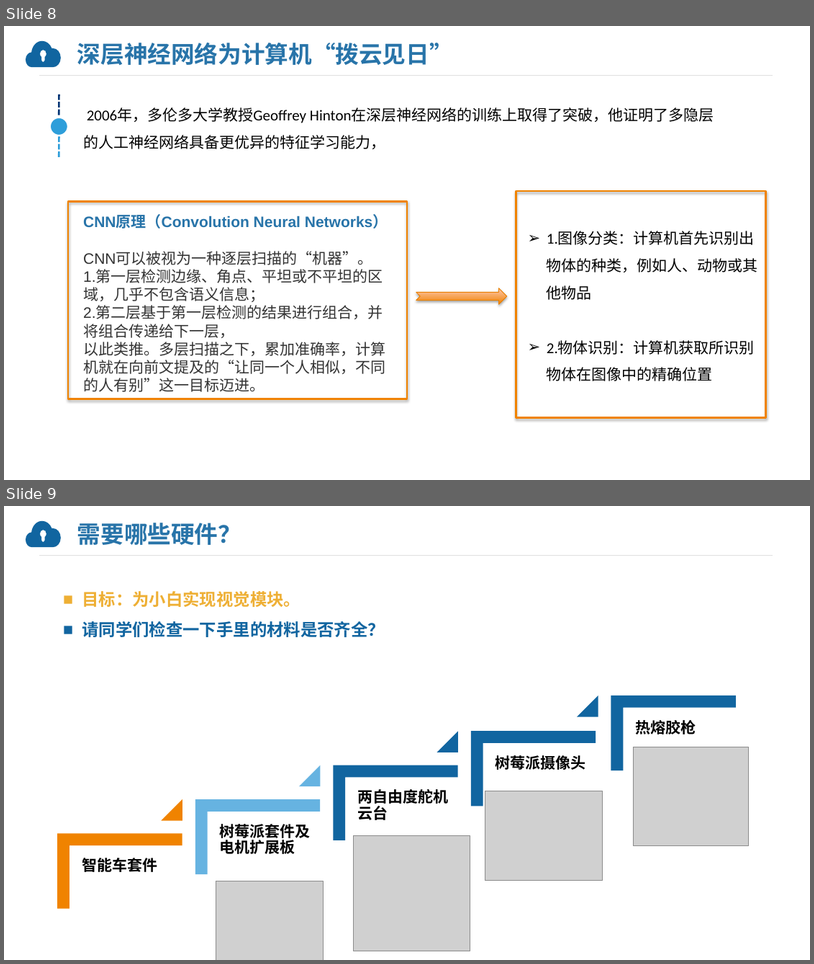
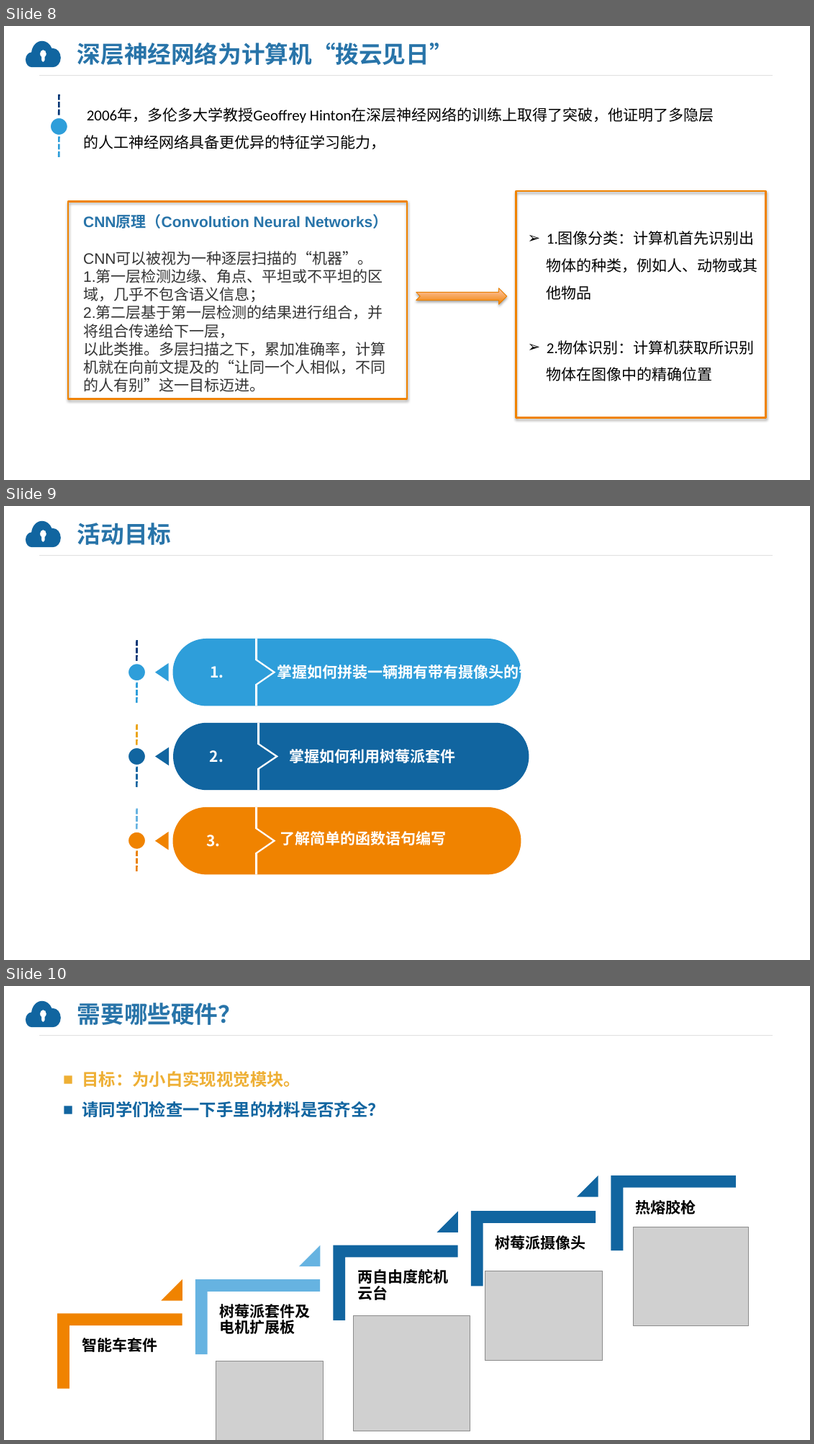
Before and after one commit to nijisakai/learn-ai, a slide deck: 课程/第4章 自动追踪小车大白/第1节 环境准备-借我一双慧眼/第1节-教学PPT.pptx. Shown one above the other, each under a label of ours: slides 8 and 9 before the commit, slides 8, 9 and 10 after it. The pictures are 814x964 and 814x1444 pixels, drawn with LibreOffice and Linux fonts; fonts in the diff are those of the drawing; grey boxes stand for pictures; background and template pictures are left out. Boxes give left, top, right and bottom in pixels: in the first picture for what was removed or moved away, otherwise in the second. Text is boxed around its words. In the diff, an @@ line names an element or a change of style, - is before the commit and + after.

```diff
--- a/课程/第4章 自动追踪小车大白/第1节 环境准备-借我一双慧眼/第1节-教学PPT.pptx
+++ b/课程/第4章 自动追踪小车大白/第1节 环境准备-借我一双慧眼/第1节-教学PPT.pptx
@@ slide 9 added at (4, 506, 810, 960), background #FFFFFF; not listed: 2 template elements that a slide beside it also shows @@
@@ title added at (77, 523, 172, 545), 28 pt, text #2874A9, bold @@
+活动目标
@@ group added at (127, 641, 146, 872): 6 lines, 3 ellipses @@
@@ group added at (155, 638, 521, 705): 1 rounded rectangle, 1 freeform shape, 1 triangle, 1 text @@
+1.
@@ text added at (278, 662, 580, 681), 18 pt, text #FFFFFF, bold @@
+掌握如何拼装一辆拥有带有摄像头的智能小车
@@ group added at (155, 723, 529, 790): 1 rounded rectangle, 1 freeform shape, 1 triangle, 1 text @@
+2.
@@ group added at (155, 749, 521, 875): 2 texts, 1 rounded rectangle, 1 freeform shape, 1 triangle @@
+3.
+掌握如何利用树莓派套件
@@ text added at (280, 831, 447, 845), 18 pt, text #FFFFFF, bold @@
+了解简单的函数语句编写
@@ what was slide 9 is now slide 10 @@
```
Also in this commit, not shown: 6 other files.
